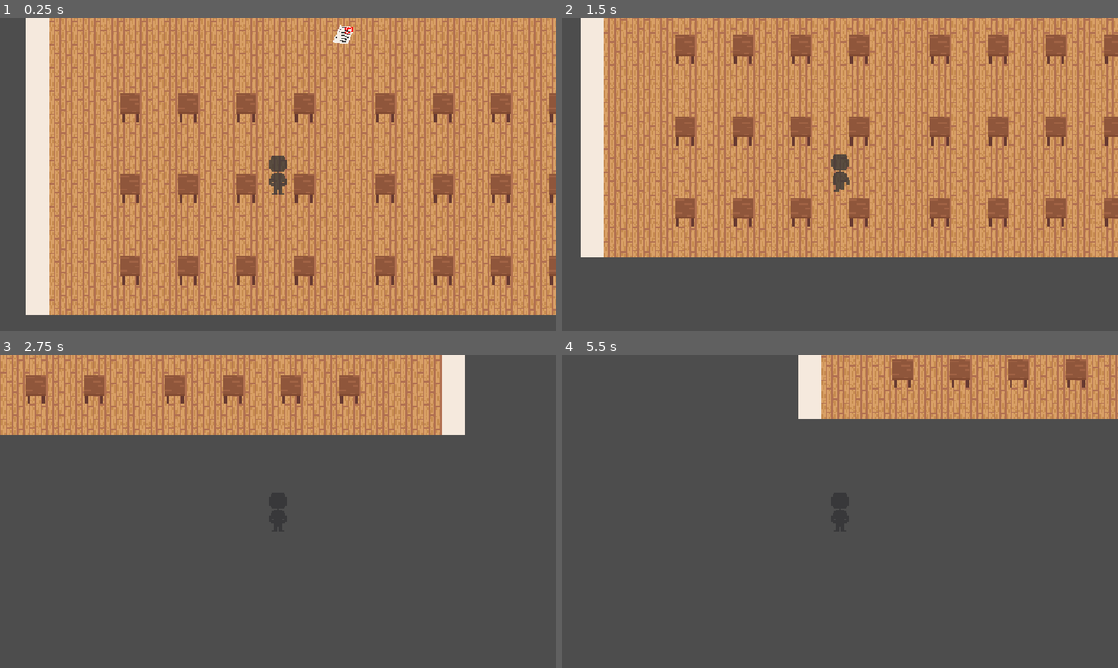
Above: before the commit, frames 1-4 (two rows, left to right).
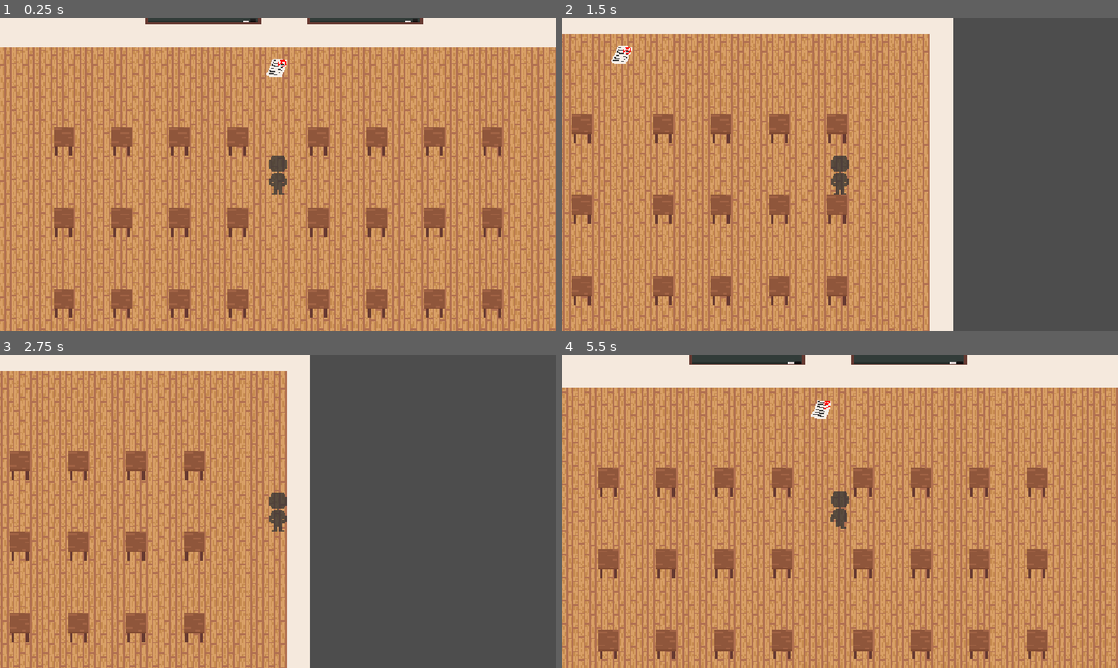
Above: after the commit, the same moments.

Repository: renaemanalastas/Language_Learning_Godot
Game: Godot game, scene res://scenes/classroom.tscn
The game is run twice, just before and just after one commit, with the same random seed, the same clock (stepped at 60 frames per second) and the same inputs. The project has no main scene, so this scene is started directly.
Inputs:
- Up to frame 1 (0.25 s): no input
- Up to frame 2 (1.5 s): tap Enter at 0.5 s; hold D (right) 0.53-1.28 s; tap E (interact) at 0.6, 1.35 s; hold S (down) from 1.28 s (still down)
- Up to frame 3 (2.75 s): release S (down) at 2.03 s; hold D (right) from 2.03 s (still down); tap E (interact) at 2.1 s
- Up to frame 4 (5.5 s): release D (right) at 2.78 s; hold W (up) 2.78-3.53 s; tap E (interact) every 0.75 s from 2.85 to 5.1 s; hold A (left) 3.53-5.03 s; hold S (down) from 5.03 s (still down)

The runs differ from the first frame. In frame 1, 68% of the frame differs, in the area x 0-100%, y 0-100%; in frame 2, 76%; in frame 3, 58%; in frame 4, 97%.

Commit message:
object class, added jp friendly font

Diff:
--- a/scenes/classroom.tscn
+++ b/scenes/classroom.tscn
@@ -4,7 +4,8 @@
 [ext_resource type="Texture2D" uid="uid://bv2jyyqmgeff5" path="res://assets/tiles/tiles.png" id="2_kkrti"]
 [ext_resource type="Script" uid="uid://d4ghpa8v2ju2a" path="res://scripts/object_interact.gd" id="3_kkrti"]
 [ext_resource type="PackedScene" uid="uid://bj8f3ihnr2waf" path="res://scenes/desk.tscn" id="3_xubko"]
-[ext_resource type="Texture2D" uid="uid://ckjamh5wvy1oo" path="res://assets/objects/paper.png" id="4_xubko"]
+[ext_resource type="Script" uid="uid://doj1w6iowjbod" path="res://scripts/object.gd" id="4_rt84g"]
+[ext_resource type="Texture2D" uid="uid://ckjamh5wvy1oo" path="res://assets/sprites/objects/paper.png" id="4_xubko"]
 [ext_resource type="PackedScene" uid="uid://dn53ex2txh7gw" path="res://scenes/player.tscn" id="5_rt84g"]
 
 [sub_resource type="PhysicsMaterial" id="PhysicsMaterial_rt84g"]
@@ -44,12 +45,17 @@
 script = ExtResource("1_xkx8l")
 player = NodePath("../Player")
 
-[node name="TileMapLayer" type="TileMapLayer" parent="." unique_id=1901279951]
+[node name="Background" type="TileMapLayer" parent="." unique_id=1901279951]
 tile_map_data = PackedByteArray("AAD0//n/AAAAAAAAAAD0//r/AAAAAAAAAAD0//v/AAAAAAAAAAD0//z/AAAAAAAAAAD0//3/AAAAAAAAAAD0// …(7536 unchanged characters)…
 tile_set = SubResource("TileSet_bhunq")
 
 [node name="Desk" parent="." unique_id=2110759831 instance=ExtResource("3_xubko")]
 position = Vector2(-88, -48)
+script = ExtResource("4_rt84g")
+eng_name = "Desk"
+kanji = "机"
+hiragana = "つくえ"
+description = "Tsu - ku - e"
 metadata/_edit_lock_ = true
 
 [node name="Desk5" parent="Desk" unique_id=245506938 instance=ExtResource("3_xubko")]
@@ -75,6 +81,7 @@
 
 [node name="Desk2" parent="." unique_id=856455147 instance=ExtResource("3_xubko")]
 position = Vector2(-88, 8)
+script = ExtResource("4_rt84g")
 metadata/_edit_lock_ = true
 
 [node name="Desk5" parent="Desk2" unique_id=107837010 instance=ExtResource("3_xubko")]
@@ -100,6 +107,7 @@
 
 [node name="Desk3" parent="." unique_id=408795293 instance=ExtResource("3_xubko")]
 position = Vector2(-88, 64)
+script = ExtResource("4_rt84g")
 
 [node name="Desk5" parent="Desk3" unique_id=847969608 instance=ExtResource("3_xubko")]
 position = Vector2(176, 0)
@@ -124,6 +132,10 @@
 
 [node name="Paper" type="StaticBody2D" parent="." unique_id=1164557708]
 position = Vector2(-21, -96)
+script = ExtResource("4_rt84g")
+eng_name = "Paper"
+kanji = "紙"
+hiragana = "かみ"
 
 [node name="CollisionShape2D" type="CollisionShape2D" parent="Paper" unique_id=1963491179]
 position = Vector2(32, -1.5)
@@ -142,4 +154,4 @@
 shape = SubResource("RectangleShape2D_tuyoq")
 
 [node name="Player" parent="." unique_id=2003996241 instance=ExtResource("5_rt84g")]
-position = Vector2(-34, -1)
+position = Vector2(12, -24)
--- a/scenes/desk.tscn
+++ b/scenes/desk.tscn
@@ -1,6 +1,6 @@
 [gd_scene format=3 uid="uid://bj8f3ihnr2waf"]
 
-[ext_resource type="Texture2D" uid="uid://bjcsv7mrh7dee" path="res://assets/objects/desk.png" id="1_em11a"]
+[ext_resource type="Texture2D" uid="uid://bjcsv7mrh7dee" path="res://assets/sprites/objects/desk.png" id="1_em11a"]
 [ext_resource type="Script" uid="uid://d4ghpa8v2ju2a" path="res://scripts/object_interact.gd" id="2_e7kfv"]
 
 [sub_resource type="RectangleShape2D" id="RectangleShape2D_6f8o3"]
--- /dev/null
+++ b/scripts/object.gd
@@ -0,0 +1,18 @@
+extends Node
+class_name Object_Item;
+
+@export var eng_name : String
+@export var kanji : String
+#@export var furi : String
+@export var hiragana : String
+@export var katakana : String
+@export var description : String
+
+# Called when the node enters the scene tree for the first time.
+func _ready() -> void:
+	pass # Replace with function body.
+
+
+# Called every frame. 'delta' is the elapsed time since the previous frame.
+func _process(delta: float) -> void:
+	pass
--- a/scripts/object_interact.gd
+++ b/scripts/object_interact.gd
@@ -1,5 +1,5 @@
 extends Area2D
-class_name Object_Item;
+class_name Object_Interact;
 
 @export var player : Player
 #@onready var object = $Sprite2D
@@ -18,3 +18,7 @@
 func enable_interact(node: Node) -> void:
 	print("interact")
 	pass
+
+# show object's name in japanese etc
+func show_object() -> void:
+	pass
Not shown, added: assets/fonts/NotoSansJP.ttf.import
Renamed: assets/objects/desk.png -> assets/sprites/objects/desk.png
Not shown, changed: assets/sprites/objects/desk.png.import
Renamed: assets/objects/paper.png -> assets/sprites/objects/paper.png
Not shown, changed: assets/sprites/objects/paper.png.import
Not shown, added: scripts/object.gd.uid
Not shown, added: assets/fonts/NotoSansJP.ttf
